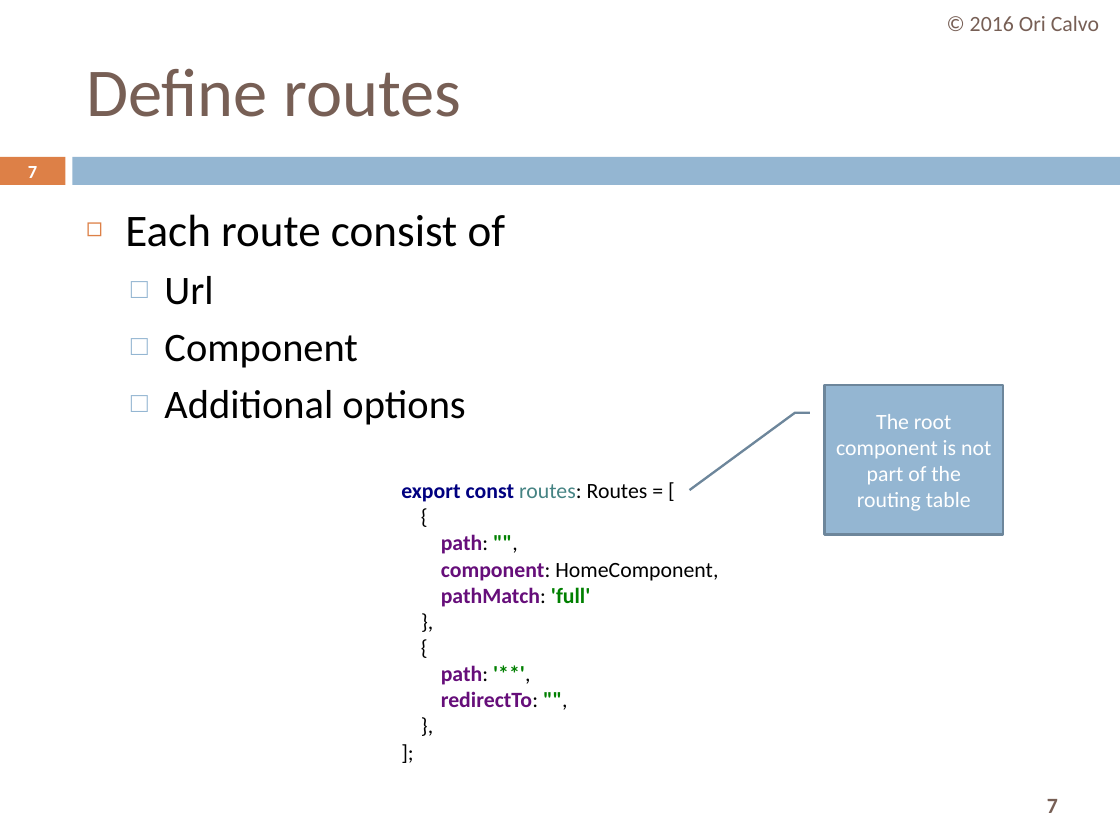
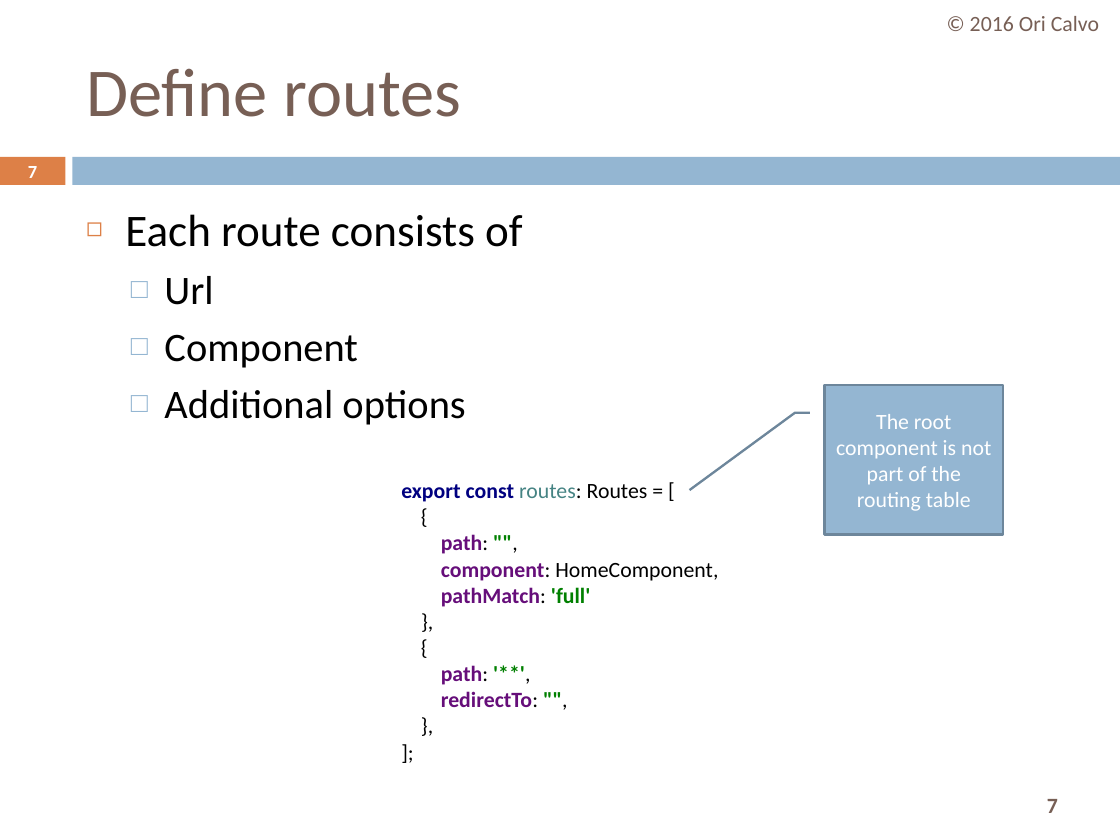
Before and after one commit to oricalvo/course-angular, a slide deck: slide 7 of PPTs/03 Routing.pptx. Drawn at 1120x840 pixels with LibreOffice and Linux fonts; fonts in the diff are those of the drawing. Boxes give left, top, right and bottom in pixels: in the first picture for what was removed or moved away, otherwise in the second. Text is boxed around its words. In the diff, an @@ line names an element or a change of style, - is before the commit and + after.

```diff
--- a/PPTs/03 Routing.pptx
+++ b/PPTs/03 Routing.pptx
@@ text at (x1=125, y1=214, x2=523, y2=247): text changed @@
-◻ Each route consist of
+◻ Each route consists of
```
Also in this commit, not shown: 5 other slides changed.
